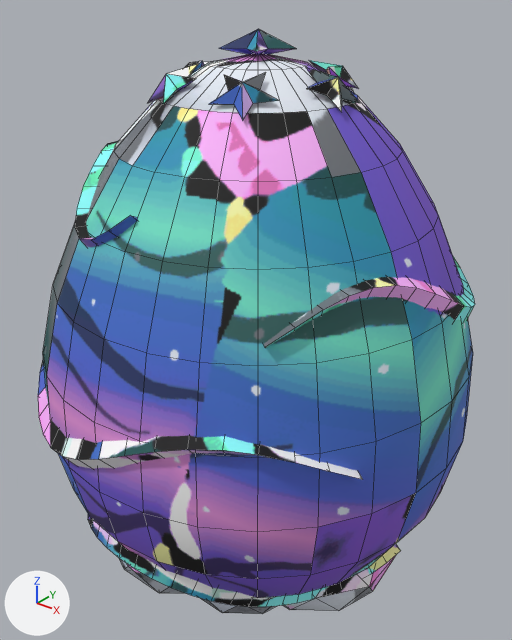
Renders of the FBX model assets/garden/egg_aurora.fbx from each side of a commit.
The view is the same before and after, from a 50 mm camera at (1.99, -2.48, 2.96) aimed at (0.0, 0.01, 1.42). Arrows for +X, +Y and +Z are at lower left; the lights stay in place. The older version comes first. Mesh edges are drawn as thin lines.

In view in the first picture: 'egg_aurora'.
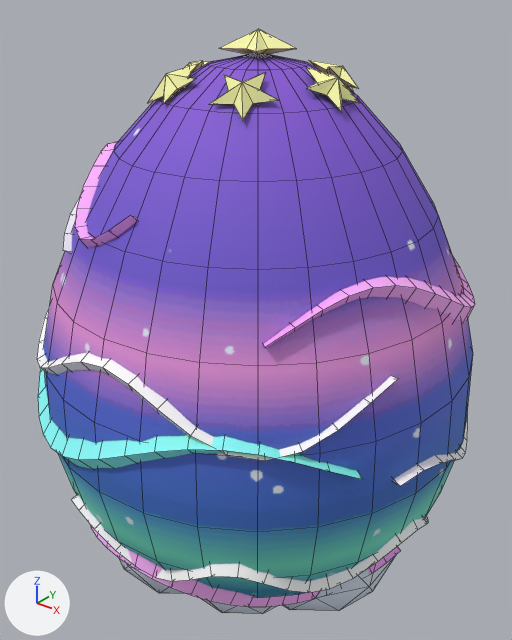
The newer file is also turned or shifted as a whole; pictures and numbers use the older file's frame.

What the commit changed:
me_egg_aurora is used by ob_egg_aurora; location (0.0, 0.0, 0.0).
me_egg_aurora had 1063 vertices, 1406 faces and spanned x -1.06..1.06, y -1.08..1.08, z 0.0..2.76.
me_egg_aurora now has 1315 vertices, 1654 faces and spans x -1.06..1.09, y -1.08..1.08, z 0.0..2.76.
me_egg_aurora part 1: a new loose piece of 63 vertices spanning x -0.99..0.96, y -1.0..-0.16, z 1.32..1.64, in mat_egg_aurora_baked (picture img_egg_aurora_png).
me_egg_aurora part 2: a new loose piece of 63 vertices spanning x -0.54..1.09, y -0.36..1.08, z 0.88..1.2, in mat_egg_aurora_baked (picture img_egg_aurora_png).
me_egg_aurora part 3: a new loose piece of 63 vertices spanning x -0.84..0.01, y -0.77..0.8, z 1.82..2.11, in mat_egg_aurora_baked (picture img_egg_aurora_png).
me_egg_aurora part 4: a new loose piece of 63 vertices spanning x -0.34..1.03, y -1.0..0.17, z 0.54..0.82, in mat_egg_aurora_baked (picture img_egg_aurora_png).
me_egg_aurora part 5: 1402 kept faces spanning x -1.06..1.06, y -1.08..1.08, z 0.0..2.76 get new texture (UV) coordinates.

Boxes [x1, y1, x2, y2] around the edits, measured in the pictures (512 x 640 px):
'egg_aurora', reshaped
    before: [38, 29, 475, 614]
    after: [37, 29, 475, 614]
part 1 of me_egg_aurora, added
    after: [37, 305, 398, 461]
part 2 of me_egg_aurora, added
    after: [394, 413, 468, 486]
part 3 of me_egg_aurora, added
    after: [63, 196, 80, 253]
part 4 of me_egg_aurora, added
    after: [71, 494, 429, 592]
part 5 of me_egg_aurora, surface changed
    both: [38, 29, 475, 614]
